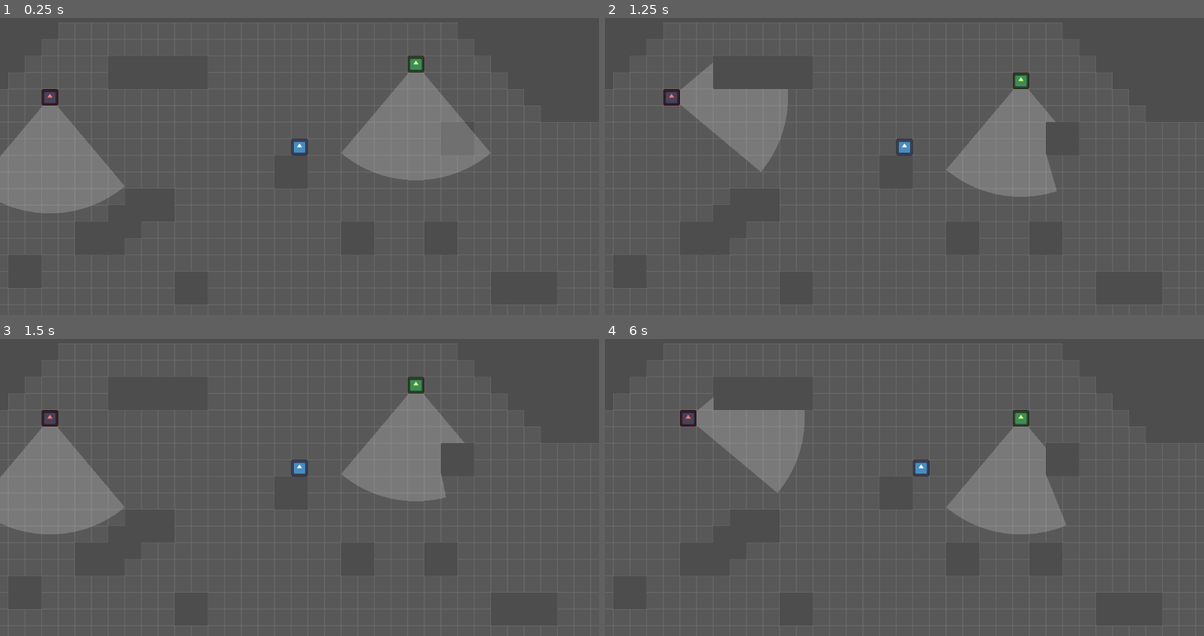
Above: before the commit, frames 1-4 (two rows, left to right).
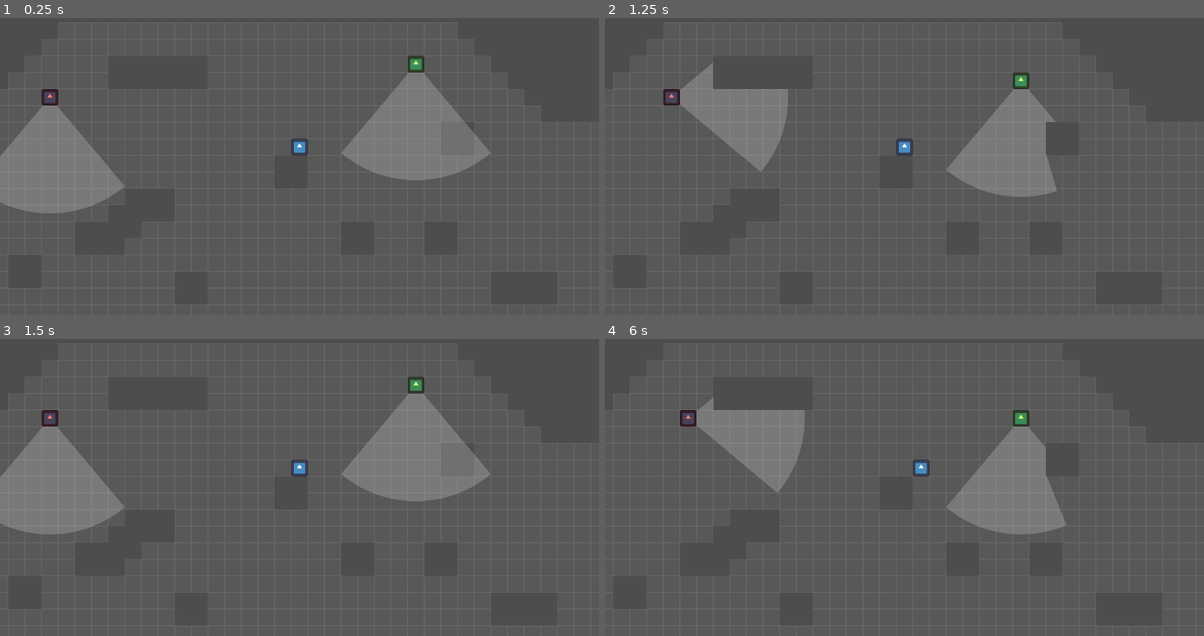
Above: after the commit, the same moments.

Repository: nexcoyocoatl/Projeto_Die_Hard
Game: Godot game, scene res://game.tscn
The game is run twice, just before and just after one commit, with the same random seed, the same clock (stepped at 60 frames per second) and the same inputs. The engine's default icon, where the game draws it, is replaced by a stand-in: a white triangle on a blue panel in a dark square.
Inputs:
- Up to frame 1 (0.25 s): no input
- Up to frame 2 (1.25 s): tap Enter at 0.5 s; hold Right (player_move_right) from 0.53 s (still down)
- Up to frame 3 (1.5 s): tap R (reset) at 1.25 s; release Right (player_move_right) at 1.28 s; hold Down (player_move_down) from 1.28 s (still down)
- Up to frame 4 (6 s): tap R (reset) at 2, 2.75, 3.5, 4.15, 4.25 s; release Down (player_move_down) at 2.03 s; hold Right (player_move_right) 2.03-2.78 s; hold Up (player_move_up) 2.78-3.53 s; hold Left (player_move_left) 3.53-5.03 s; hold Down (player_move_down) 5.03-5.78 s; hold Right (player_move_right) from 5.78 s (still down)

Frames 1-2 are identical in both runs. In frame 3, 1.0% of the frame differs, in the area x 73-82%, y 35-54%; in frame 4, nothing differs.

Commit message:
correção temporarioa para reset

Diff:
--- a/main.gd
+++ b/main.gd
@@ -29,9 +29,7 @@
 	if event is InputEventKey:
 		if event.pressed:
 			if Input.is_action_pressed("reset"):
-				call_deferred("goto_scene", "res://level.tscn")
-				world_moving = false
-				return
+				get_tree().change_scene_to_file.call_deferred("res://game.tscn")
 
 			if (pause_time):
 				resume_processing() # Despausa em cada botão pressionado, caso necessário
